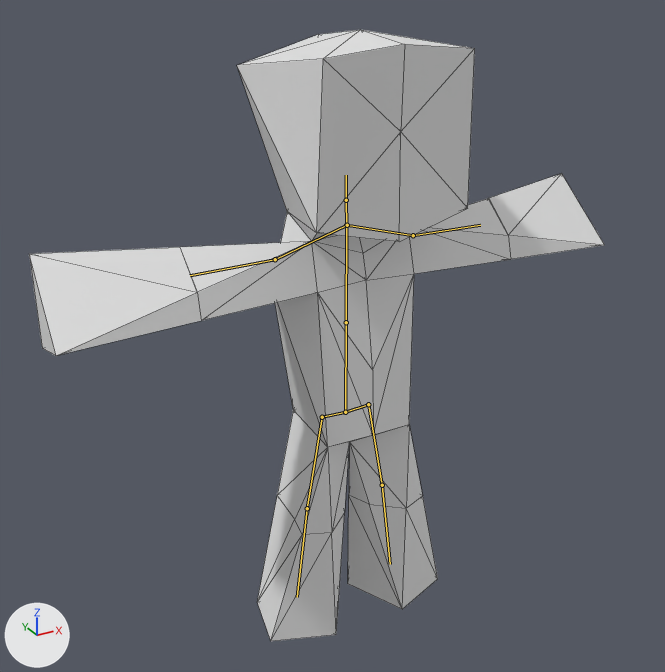
An edit to the glTF model Assets/Rigs/Humanoid_mk6.glb, drawn before and after from the same camera.
One viewpoint serves both versions: a 50 mm camera at (-7.3, -12.55, 12.23) aimed at (0.31, 1.29, 5.31). Every picture has the same lights, and +X, +Y and +Z are marked at lower left. The picture after the commit comes second. The bones that change, and the others that lie on the model, are drawn over the model as lines. Mesh edges are drawn as thin lines.

Objects in the first picture: 'Left Arm Bend'.
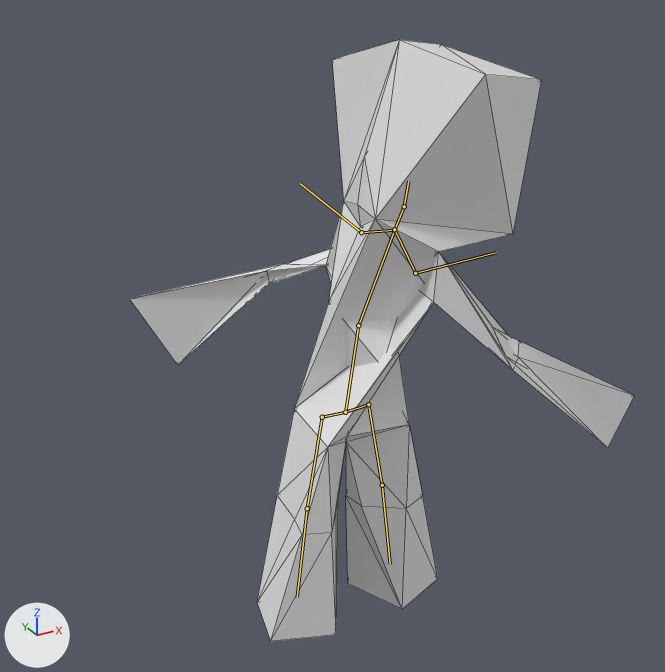
The newer file adds an action. The first version stands in its rest pose; the second is drawn at frame 16 of the action 'BrawlingDH'.

Pixel boxes [x1, y1, x2, y2] of what changed, in the pictures (665 x 672 px):
'Left Arm Bend', posed (12% narrower): before [29, 30, 604, 641]; after [130, 40, 635, 641]
bone 'LowerBody', root to tip: before (345, 412) to (346, 322); after (345, 412) to (358, 325)
bone 'UpperBody', root to tip: before (346, 322) to (346, 225); after (358, 325) to (394, 230)
bone 'UpperArm_R', root to tip: before (413, 235) to (480, 225); after (361, 232) to (300, 183)
bone 'Head', root to tip: before (346, 200) to (346, 175); after (404, 206) to (408, 181)
bone 'UpperArm_L', root to tip: before (275, 259) to (190, 275); after (415, 273) to (496, 252)

The change, as a diff of the scene's bpy script:
```diff
--- a/Assets/Rigs/Humanoid_mk6.glb.py
+++ b/Assets/Rigs/Humanoid_mk6.glb.py
@@ bone_lowerbody @@
 bone_lowerbody = bpy.data.objects['Armature'].pose.bones['LowerBody']
-bone_lowerbody.rotation_quaternion = (1.0, 0.0, 0.0, 0.0)  # degrees (0, 0, 0)
+bone_lowerbody.rotation_quaternion = (0.905, -0.049, -0.421, 0.042)  # degrees (-11, -49, 10)
@@ bone_upperbody @@
 bone_upperbody = bpy.data.objects['Armature'].pose.bones['UpperBody']  # child of 'LowerBody'
-bone_upperbody.rotation_quaternion = (1.0, 0.0, 0.0, 0.0)  # degrees (0, 0, 0)
+bone_upperbody.rotation_quaternion = (0.445, -0.063, 0.882, 0.14)  # degrees (-19, 127, -1)
@@ bone_upperarm_r @@
 bone_upperarm_r = bpy.data.objects['Armature'].pose.bones['UpperArm_R']  # child of 'Shoulder_R'
-bone_upperarm_r.rotation_quaternion = (1.0, 0.0, 0.0, 0.0)  # degrees (0, 0, 0)
+bone_upperarm_r.rotation_quaternion = (0.23, -0.376, 0.705, -0.556)  # degrees (-106, -5, -128)
@@ bone_head @@
 bone_head = bpy.data.objects['Armature'].pose.bones['Head']  # child of 'Neck'
-bone_head.rotation_quaternion = (1.0, 0.0, 0.0, 0.0)  # degrees (0, 0, 0)
+bone_head.rotation_quaternion = (0.943, 0.058, 0.316, 0.082)  # degrees (12, 36, 14)
@@ bone_upperarm_l @@
 bone_upperarm_l = bpy.data.objects['Armature'].pose.bones['UpperArm_L']  # child of 'Shoulder_L'
-bone_upperarm_l.rotation_quaternion = (1.0, 0.0, 0.0, 0.0)  # degrees (0, 0, 0)
+bone_upperarm_l.rotation_quaternion = (-0.011, -0.313, -0.932, -0.183)  # degrees (-21, -175, -36)
```
